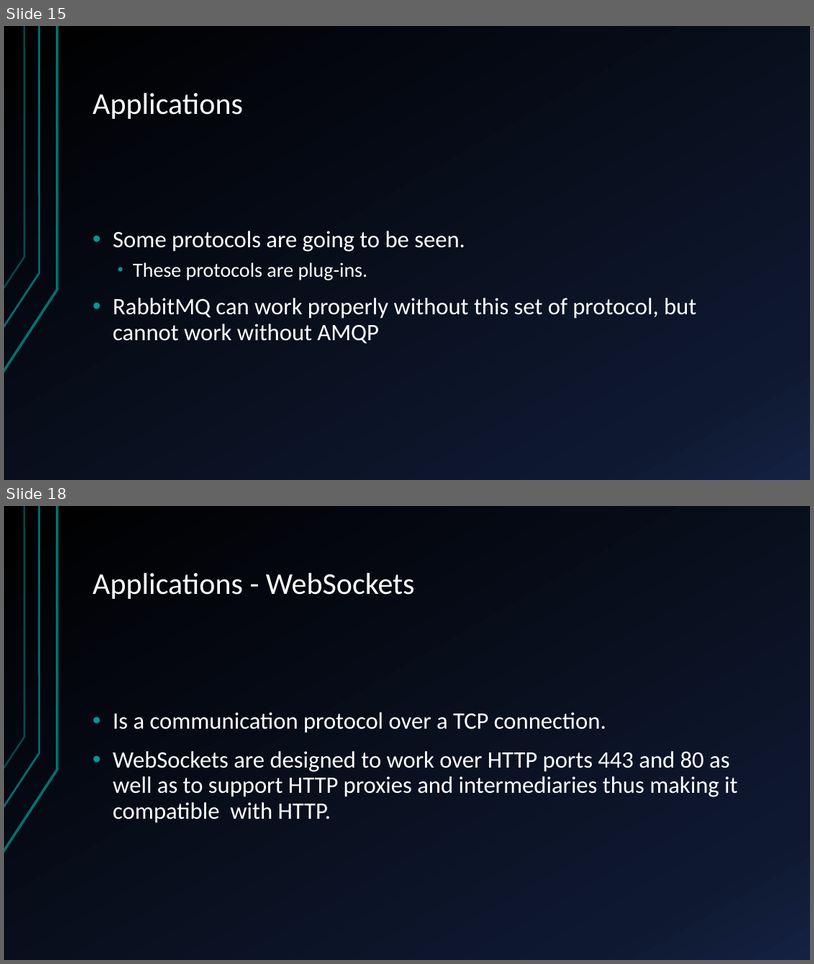
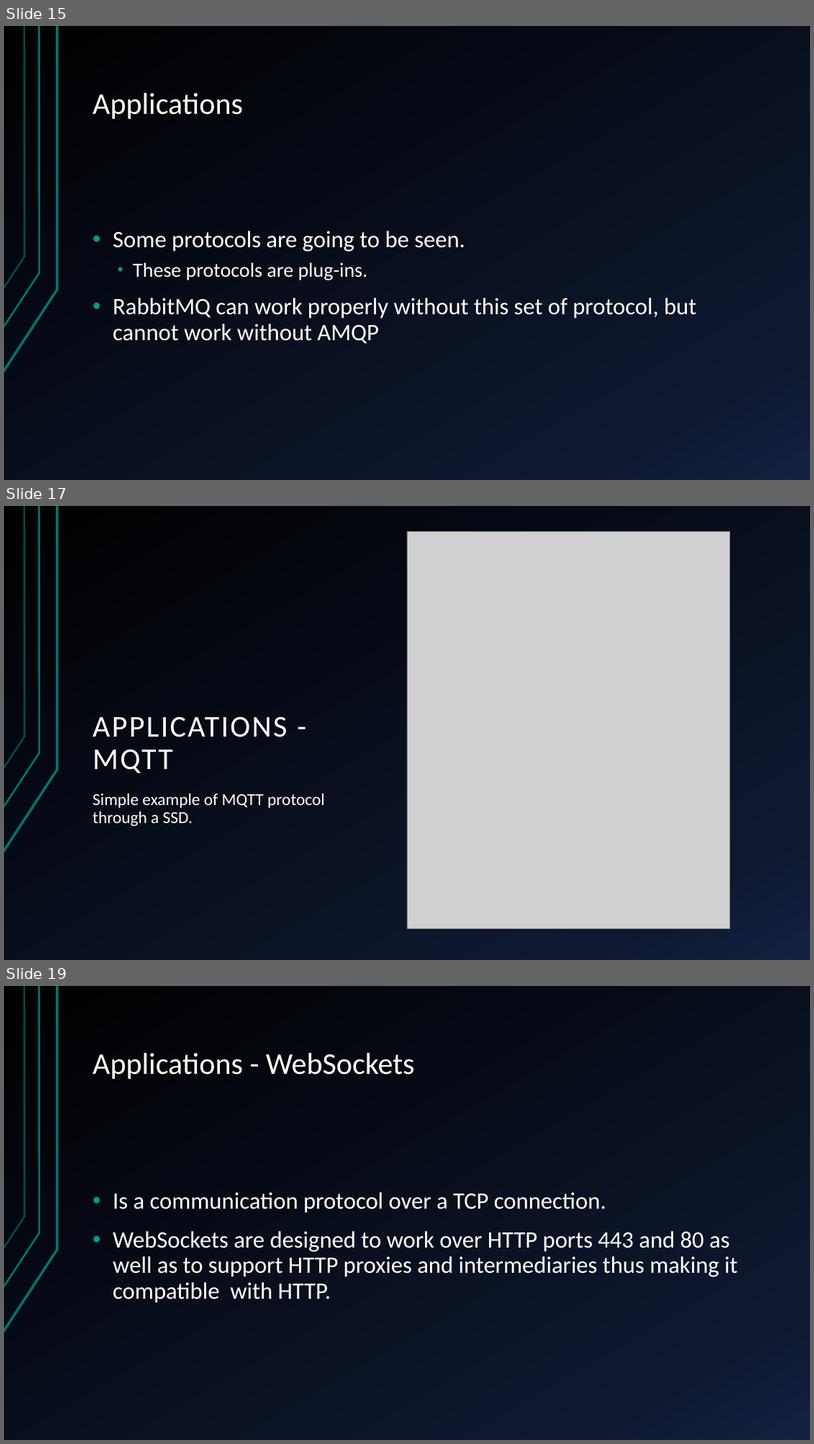
Before and after one commit to marc7666/Distributed-computing-course, a slide deck: Activities/Activity 2/RabbitMQ – components, benefits and application.pptx. Shown one above the other, each under a label of ours: slides 15 and 18 before the commit, slides 15, 17 and 19 after it; the slides between them are not shown. The pictures are 814x964 and 814x1444 pixels, drawn with LibreOffice and Linux fonts; fonts in the diff are those of the drawing; grey boxes stand for pictures. Boxes give left, top, right and bottom in pixels: in the first picture for what was removed or moved away, otherwise in the second. Text is boxed around its words. In the diff, an @@ line names an element or a change of style, - is before the commit and + after.

```diff
--- a/Activities/Activity 2/RabbitMQ – components, benefits and application.pptx
+++ b/Activities/Activity 2/RabbitMQ – components, benefits and application.pptx
@@ slide 17 added at box(4, 506, 810, 960), background gradient #000000 to #0F1931 to #142242; not listed: 3 template elements that a slide beside it also shows @@
@@ picture added at box(407, 531, 730, 928) @@
@@ title added at box(93, 716, 287, 773), 36 pt, text #FFFFFF @@
+APPLICATIONS - MQTT
@@ text added at box(93, 793, 325, 826), 20 pt, text #FFFFFF @@
+Simple example of MQTT protocol through a SSD.
@@ what was slide 18 is now slide 19 @@
```
Also in this commit, not shown: 5 slides changed.
